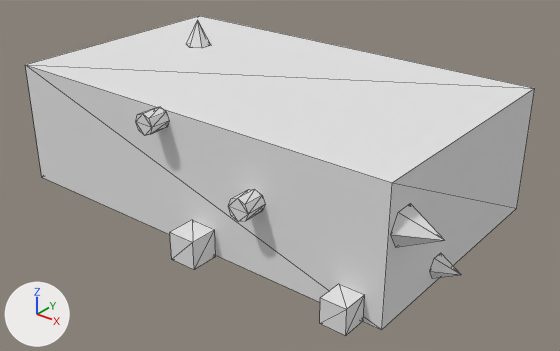
What one commit did to the glTF model public/Objects/object05_medium.glb.
Before and after are seen from a 50 mm camera at (3.62, -4.4, 2.41) aimed at (0.19, -0.1, -0.25). The lights are fixed; the arrows at lower left show +X, +Y and +Z. The first picture is the older version. Mesh edges are drawn as thin lines. Vertices at exactly the same position are counted once.

The older version as bpy lines, for what is in view:
```python
mat_mat_object05_medium = principled_material('Mat_object05_medium')
mat_mat_object05_medium.base_color = (0.78, 0.78, 0.78)  # white #e5e5e5
mat_mat_object05_medium.roughness = 1.0
me_cube_064 = bpy.data.meshes.new('Cube.064')
me_cube_064.from_pydata(...)  # 132 vertices, 212 faces; spans x -1.7..1.97, y -1.22..1.26, z -0.73..0.72
me_cube_064.materials.append(mat_mat_object05_medium)  # white #e5e5e5
ob_object05_medium = bpy.data.objects.new('object05_medium', me_cube_064)
ob_object05_medium.location = (0.0, 0.0, 0.0)
```
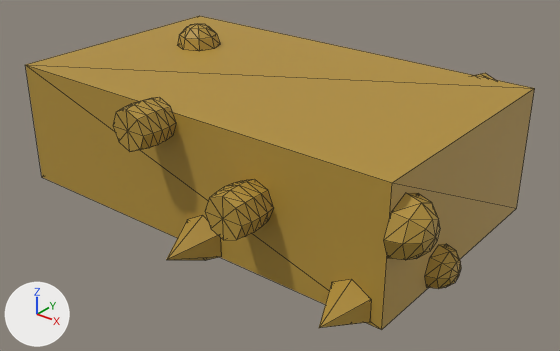
Where the change shows, as pixel boxes [x1, y1, x2, y2] in the pictures (560 x 351 px; the box of a moved part takes in the faces that stretch with it):
'object05_medium', recoloured, reshaped (darker)
    before: [25, 16, 535, 335]
    after: [25, 16, 535, 330]
part 1 of me_cube_064, moved or reshaped
    before: [186, 20, 211, 48]
    after: [166, 215, 221, 260]
part 2 of me_cube_064, added
    after: [319, 279, 371, 328]
part 3 of me_cube_064, rebuilt (55% taller)
    before: [391, 204, 444, 247]
    after: [384, 193, 440, 260]
part 4 of me_cube_064, added
    after: [113, 97, 176, 152]
part 5 of me_cube_064, added (mostly hidden)
    after: [476, 73, 495, 80]
part 6 of me_cube_064, added
    after: [205, 179, 274, 240]
part 7 of me_cube_064, added
    after: [177, 24, 220, 51]
part 8 of me_cube_064, added
    after: [425, 244, 461, 289]
part 9 of me_cube_064, deleted
    before: [136, 107, 364, 335]
part 10 of me_cube_064, deleted
    before: [430, 253, 461, 278]

Diff of the bpy script that builds the scene:
```diff
--- a/public/Objects/object05_medium.glb.py
+++ b/public/Objects/object05_medium.glb.py
@@ mat_mat_object05_medium @@
 mat_mat_object05_medium = principled_material('Mat_object05_medium')
-mat_mat_object05_medium.base_color = (0.78, 0.78, 0.78)  # white #e5e5e5
+mat_mat_object05_medium.base_color = (0.45, 0.28, 0.04)  # yellow #b39038
 mat_mat_object05_medium.roughness = 1.0
@@ me_cube_064 @@
 # used by ob_object05_medium; location = (0.0, 0.0, 0.0)
-me_cube_064.from_pydata(...)  # 132 vertices, 212 faces; spans x -1.7..1.97, y -1.22..1.26, z -0.73..0.72
+me_cube_064.from_pydata(...)  # 267 vertices, 482 faces; spans x -1.7..1.92, y -1.37..1.39, z -0.69..0.69
+# me_cube_064 part 1: the loose piece of 7 vertices spanning x -1.1..-0.91, y 0.16..0.38, z 0.5..0.72 is turned 90 degrees about the x axis through its middle and scaled by 1.68, then moved by (1.22, -1.45, -1.01)
+# me_cube_064 part 2: a new loose piece, a 6-sided cone pointing to -y spanning x 1.32..1.61, y -1.34..-1.0, z -0.56..-0.23, in mat_mat_object05_medium (yellow #b39038)
+# me_cube_064 part 3: the loose piece of 7 vertices spanning x 1.7..1.97, y -0.97..-0.7, z 0.04..0.28 is rebuilt with 25 vertices and now spans x 1.7..1.92, y -1.05..-0.62, z -0.06..0.37
+# me_cube_064 part 4: a new loose piece of 42 vertices spanning x -0.31..0.02, y -1.3..-1.0, z 0.26..0.6, in mat_mat_object05_medium (yellow #b39038)
+# me_cube_064 part 5: a new loose piece of 42 vertices spanning x 0.91..1.36, y 1.0..1.39, z -0.02..0.42, in mat_mat_object05_medium (yellow #b39038)
+# me_cube_064 part 6: a new loose piece of 42 vertices spanning x 0.53..0.87, y -1.31..-1.0, z -0.11..0.23, in mat_mat_object05_medium (yellow #b39038)
+# me_cube_064 part 7: a new loose piece of 25 vertices spanning x -1.19..-0.82, y 0.08..0.45, z 0.5..0.69, in mat_mat_object05_medium (yellow #b39038)
+# me_cube_064 part 8: a new loose piece of 25 vertices spanning x 1.7..1.86, y -0.49..-0.17, z -0.53..-0.21, in mat_mat_object05_medium (yellow #b39038)
+# me_cube_064 part 9: 7 loose pieces with 84 vertices, spanning x -0.62..1.56, y -1.22..1.24, z -0.53..0.51, are deleted
+# me_cube_064 part 10
+# 7 vertices are removed from x 1.7..1.88, y -0.42..-0.24, z -0.45..-0.29
+# 10 faces are deleted
+# other edits to the shape of me_cube_064 do not show in these pictures
 me_cube_064.materials.append(mat_mat_object05_medium)
```
